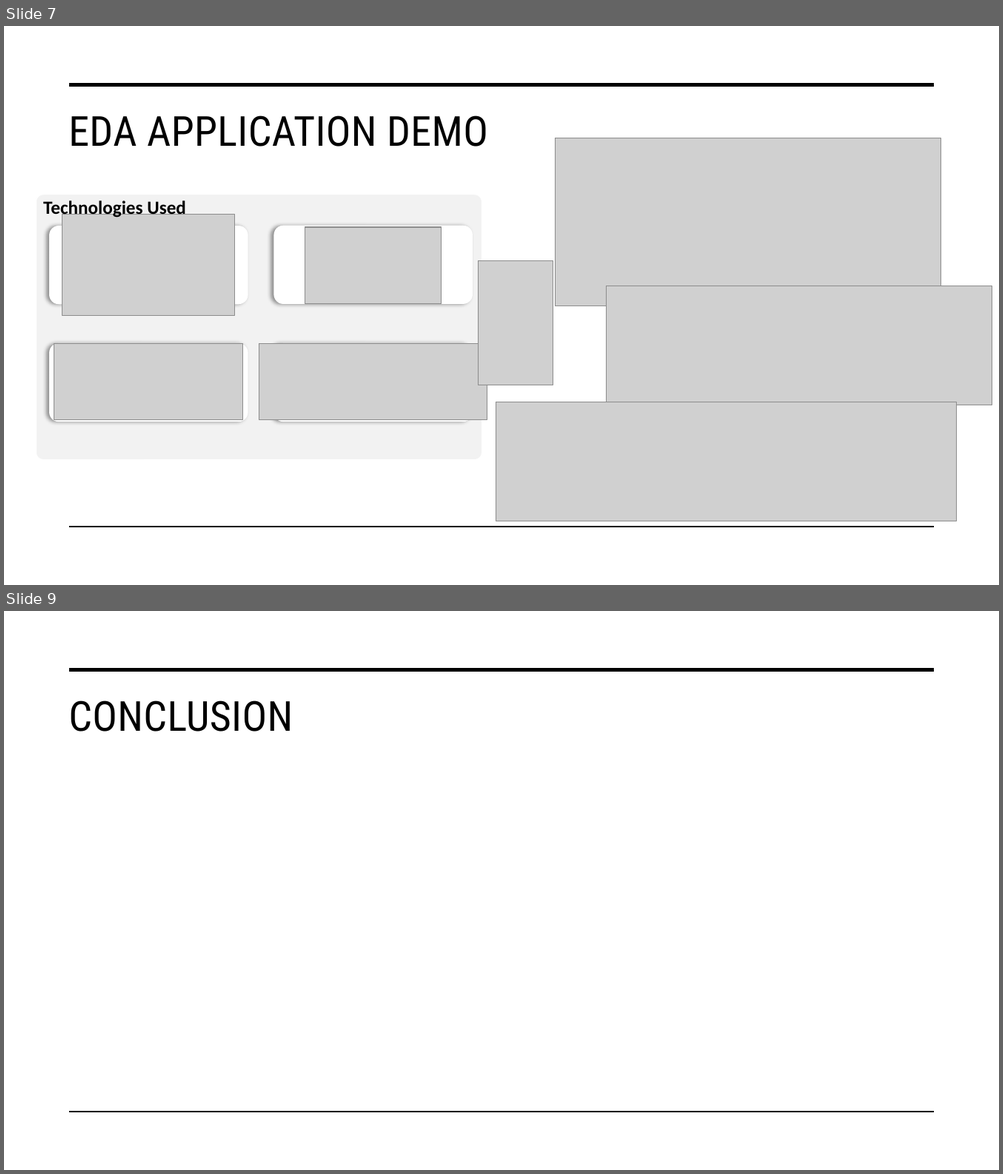
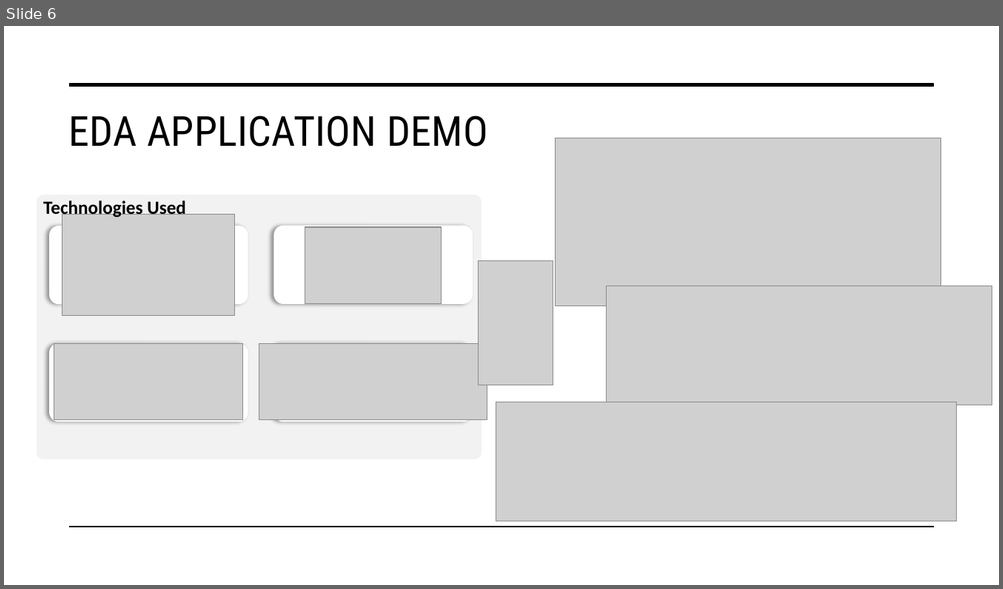
Before and after one commit to DATA-606-2023-FALL-TUESDAY/Whittington_Michael, a slide deck: docs/Final_Presentation - Predictive Analysis for Injury Diagnosis and Localization.pptx. Shown one above the other, each under a label of ours: slides 7 and 9 before the commit, slide 6 after it; the slides between them are not shown. The pictures are 1003x1174 and 1003x589 pixels, drawn with LibreOffice and Linux fonts; fonts in the diff are those of the drawing; grey boxes stand for pictures. Boxes give left, top, right and bottom in pixels: in the first picture for what was removed or moved away, otherwise in the second. Text is boxed around its words. In the diff, an @@ line names an element or a change of style, - is before the commit and + after.

```diff
--- a/docs/Final_Presentation - Predictive Analysis for Injury Diagnosis and Localization.pptx
+++ b/docs/Final_Presentation - Predictive Analysis for Injury Diagnosis and Localization.pptx
@@ slide 9 removed at [4,611,999,1170], background #FFFFFF @@
@@ line removed from (70, 670) to (933, 670) @@
@@ title removed at [68,701,293,732] @@
-CONCLUSION
@@ line removed from (70, 1113) to (933, 1113) @@
@@ what was slide 7 is now slide 6 @@
```
Also in this commit, not shown: 3 slides changed, 7 slides added, 3 other slides removed.
